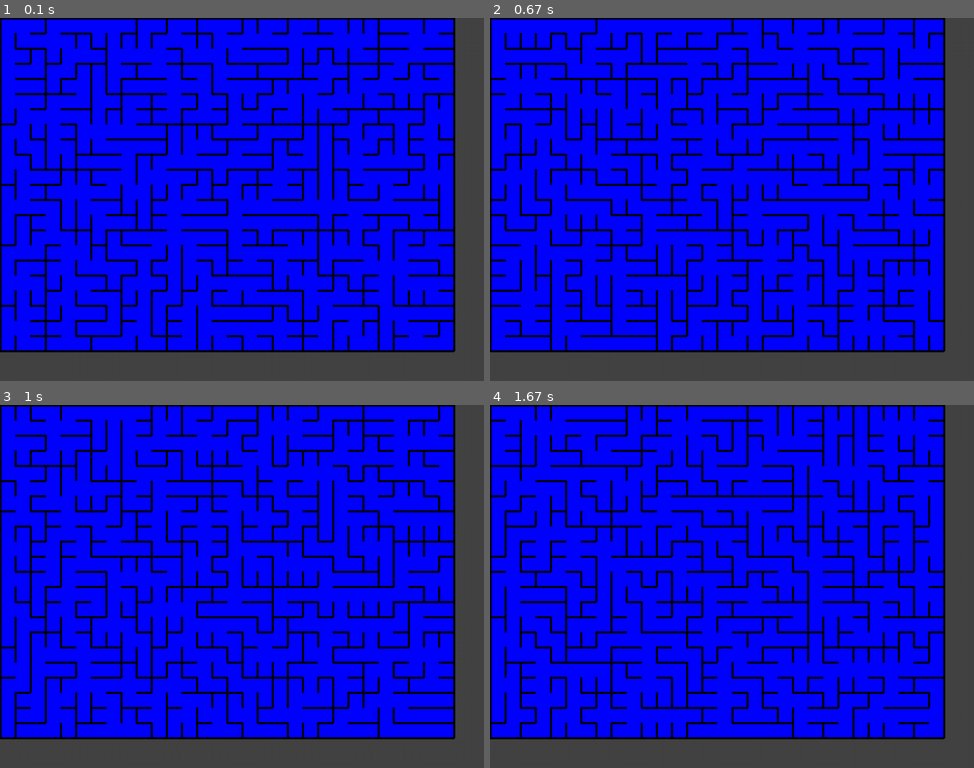
Above: before the commit, frames 1-4 (two rows, left to right).
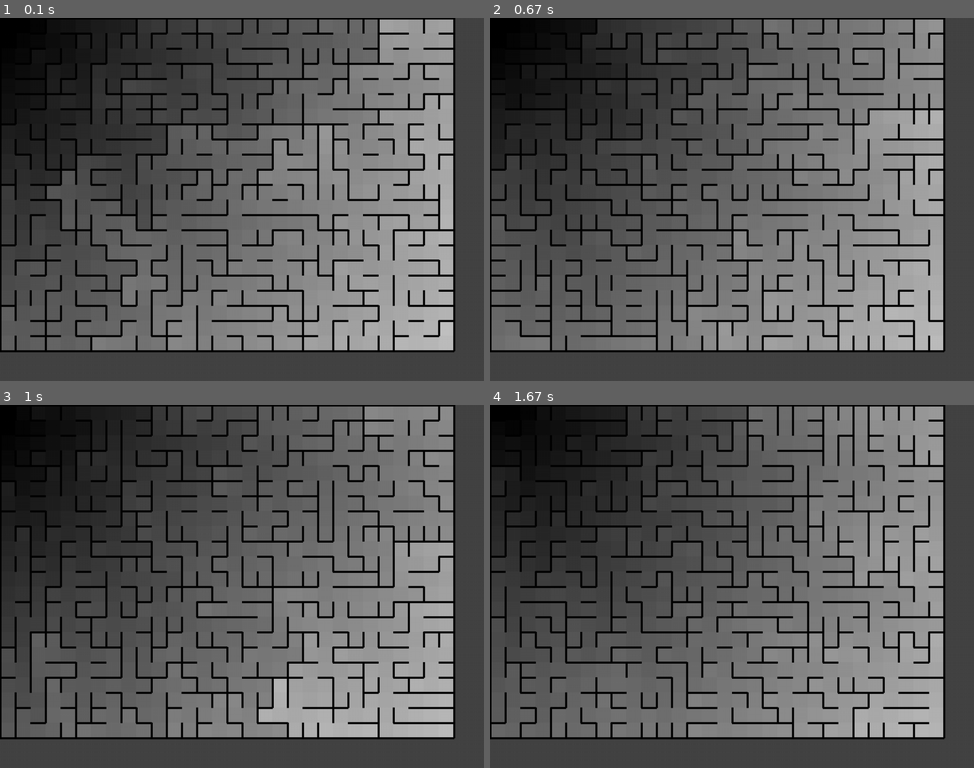
Above: after the commit, the same moments.

Repository: Jirka-Mayer/NPRG030-062
Game: pygame game, started from alg/2020-12-21/01-vzdalenosti.py
The game is run twice, just before and just after one commit, with the same random seed, the same clock (stepped at 60 frames per second) and the same inputs.
Inputs:
- Up to frame 1 (0.1 s): no input
- Up to frame 2 (0.67 s): tap Space at 0.33 s
- Up to frame 3 (1 s): tap Space at 0.67 s
- Up to frame 4 (1.67 s): tap Space at 1 s

The runs differ from the first frame. In frame 1, 78% of the frame differs, in the area x 0-94%, y 0-92%; in frame 2, 78%; in frame 3, 78%; in frame 4, 78%.

Commit message:
Záznam 21. prosince

Diff:
--- a/alg/2020-12-21/01-vzdalenosti.py
+++ b/alg/2020-12-21/01-vzdalenosti.py
@@ -229,26 +229,119 @@
         self.maze = maze
 
     def remove_dead_ends(self):
-        # už jde self.maze[x, y]
-        pass
+        for x in range(1, self.maze.width - 1):
+            for y in range(1, self.maze.height - 1):
+                self.check_cell(x, y)
+
+    def check_cell(self, x, y):
+        wall_count = sum([
+            int(self.has_wall(x, y, i))
+            for i in range(4)
+        ])
+
+        if wall_count < 3:
+            return
+
+        if random.random() > 0.33:
+            return
+
+        indices = list(range(4))
+        random.shuffle(indices)
+        for i in indices:
+            if self.has_wall(x, y, i):
+                self.break_wall(x, y, i)
+                break
+
+    def has_wall(self, x, y, i):
+        if i == 0: return self.maze[x, y].right_wall
+        if i == 1: return self.maze[x, y].bottom_wall
+        if i == 2: return self.maze[x - 1, y].right_wall
+        if i == 3: return self.maze[x, y - 1].bottom_wall
+        raise Exception("Invalid value of 'i'.")
+
+    def break_wall(self, x, y, i):
+        if i == 0: self.maze[x, y].right_wall = False
+        elif i == 1: self.maze[x, y].bottom_wall = False
+        elif i == 2: self.maze[x - 1, y].right_wall = False
+        elif i == 3: self.maze[x, y - 1].bottom_wall = False
+        else: raise Exception("Invalid value of 'i'.")
+
+class DistanceComputer:
+    def __init__(self, maze):
+        self.maze = maze
+
+        self.distances = None # 2D array of ints/Nones
+        self.open_vertices = None # [(x, y, distance), ...]
+
+    def compute_distance(self):
+        self.distances = [[None for _ in range(self.maze.height)] for _ in range(self.maze.width)]
+        self.open_vertices = [(0, 0, 0)] # [(x, y, distance), ...]
+
+        while len(self.open_vertices) > 0:
+            x, y, distance = self.open_vertices.pop(0)
+
+            for nx, ny in self.get_unseen_neighbour_coords(x, y):
+                self.open_vertices.append((nx, ny, distance + 1))
+
+            self.distances[x][y] = distance
+
+        self.color_maze()
+
+        return self.distances
+
+    def color_maze(self):
+        for x in range(self.maze.width):
+            for y in range(self.maze.height):
+                distance = self.distances[x][y]
+                intensity = int((distance / 70) * 255)
+                self.maze[x, y].color = pygame.Color(intensity, intensity, intensity)
+
+    def get_unseen_neighbour_coords(self, x, y):
+        for nx, ny in self.get_neighbour_coords(x, y):
+            if self.distances[nx][ny] is not None:
+                continue
+
+            if self.is_open(nx, ny):
+                continue
+
+            yield (nx, ny)
+
+    def is_open(self, x, y):
+        for v in self.open_vertices:
+            if v[0] == x and v[1] == y:
+                return True
+        return False
+
+    def get_neighbour_coords(self, x, y):
+        if x < self.maze.width - 1 and not self.maze[x, y].right_wall:
+            yield (x + 1, y)
+        if y < self.maze.height - 1 and not self.maze[x, y].bottom_wall:
+            yield (x, y + 1)
+        if x > 0 and not self.maze[x - 1, y].right_wall:
+            yield (x - 1, y)
+        if y > 0 and not self.maze[x, y - 1].bottom_wall:
+            yield (x, y - 1)
 
 
 class Game(PyGame):
     def __init__(self):
         PyGame.__init__(self, 960, 720)
 
-        self.maze = Maze(30  , 22)
+        self.maze = Maze(30, 22)
         self.generator = MazeGenerator(self.maze)
         self.dead_end_remover = DeadEndRemover(self.maze)
+        self.distance_computer = DistanceComputer(self.maze)
 
     def intialize(self):
         self.generator.generate_at_once()
         self.dead_end_remover.remove_dead_ends()
+        self.distance_computer.compute_distance()
 
     def update(self):
         if pygame.key.get_pressed()[pygame.K_SPACE]:
             self.generator.generate_at_once()
             self.dead_end_remover.remove_dead_ends()
+            self.distance_computer.compute_distance()
 
     def draw(self):
         self.screen.fill("#444444")
--- a/alg/co-bylo.txt
+++ b/alg/co-bylo.txt
@@ -1,3 +1,15 @@
+2020-12-21
+
+    * Odstraňování slepých konců v bludišti
+
+    * Bavení políček podle jejich vzdálenosti od počátku
+        - vysvětlení backtrackingu
+
+    * Řešili jsme http://www.pythonchallenge.com/
+
+    * Dcv - průsečík úseček
+
+
 2020-12-14
 
     * generování bludiště pomocí otevřených a uzavřených vrcholů
--- a/prg/co-bylo.txt
+++ b/prg/co-bylo.txt
@@ -1,3 +1,10 @@
+2020-12-21
+
+    * Celý obsah bych shrnul pod algoritmizaci
+
+    * Dcv - cesta králem po šachovnici
+
+
 2020-12-17
 
     * Celý obsah bych shrnul pod algoritmizaci
Not shown, changed: dont-read-me.md
